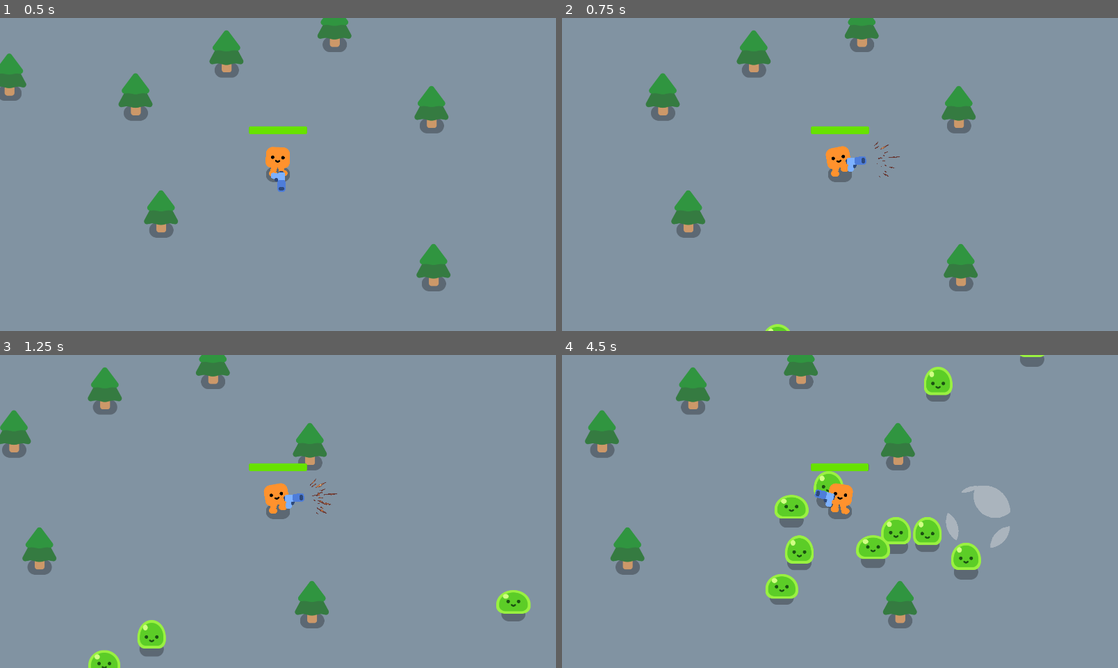
Above: before the commit, frames 1-4 (two rows, left to right).
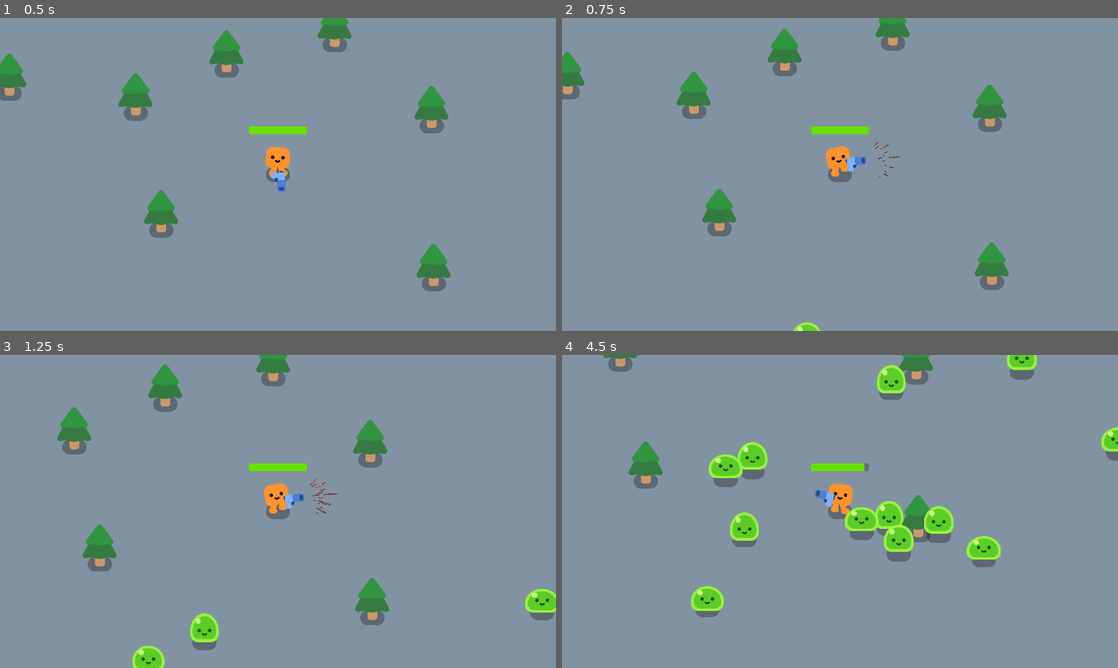
Above: after the commit, the same moments.

Repository: Technostalgic/csci4140-hw2
Game: Godot game, scene res://obj/levels/game.tscn
Same seed, same stepped clock (60 frames per second), same inputs: the game is played once before the commit and once after it. Sound files missing from this copy of the repository are replaced by a short silence.
Inputs (mouse positions are in pixels of both pictures, inside the frame that each line leads up to):
- Up to frame 1 (0.5 s): no input
- Up to frame 2 (0.75 s): tap Enter at 0.5 s; move the mouse to (962, 158) at 0.52 s; press the mouse at (962, 158) at 0.53 s; hold D (move_right) from 0.53 s (still down)
- Up to frame 3 (1.25 s): keep holding D (move_right)
- Up to frame 4 (4.5 s): move the mouse to (728, 527) at 1.27 s; release D (move_right) at 1.28 s; release the mouse at (728, 527) at 1.28 s; hold S (move_down) 1.28-2.03 s; click (728, 527) at 1.35 s; move the mouse to (895, 442) at 2.02 s; press the mouse at (895, 442) at 2.03 s; hold D (move_right) 2.03-2.78 s; move the mouse to (812, 574) at 2.77 s; release the mouse at (812, 574) at 2.78 s; hold W (move_up) 2.78-3.53 s; click (812, 574) at 2.85 s; move the mouse to (1006, 558) at 3.52 s; press the mouse at (1006, 558) at 3.53 s; hold A (move_left) from 3.53 s (still down); move the mouse to (673, 464) at 4.27 s; release the mouse at (673, 464) at 4.28 s; click (673, 464) at 4.35 s

Frame 1 is identical in both runs. In frame 2, 7.6% of the frame differs, in the area x 0-81%, y 0-100%; in frame 3, 9.4%; in frame 4, 14%, in the area x 4-100%, y 0-88%.

Commit message:
add shotgun recoil, fix enemy knockback

Diff:
--- a/obj/actors/hero/hero.tscn
+++ b/obj/actors/hero/hero.tscn
@@ -46,8 +46,9 @@
 visible = false
 shape = SubResource("CircleShape2D_o3jbo")
 
-[node name="Shotgun" parent="." unique_id=1448111750 instance=ExtResource("5_bdwod")]
+[node name="Shotgun" parent="." unique_id=1448111750 node_paths=PackedStringArray("hero") instance=ExtResource("5_bdwod")]
 position = Vector2(0, -32)
+hero = NodePath("..")
 
 [node name="Healthbar" type="ProgressBar" parent="." unique_id=249806137]
 anchors_preset = -1
--- a/src/actors/hero.gd
+++ b/src/actors/hero.gd
@@ -11,7 +11,9 @@
 @export var happy_boo: Node2D = null
 @export var movement_speed: float = 600
 @export var health: float = 100
+@export var knockback_decay: float = 5000
 
+var knockback_velocity = Vector2.ZERO
 var kills: int = 0
 
 func _physics_process(delta: float) -> void:
@@ -27,9 +29,15 @@
 		"move_up",
 		"move_down"
 	)
-	velocity = movement * movement_speed
+	velocity = movement * movement_speed + knockback_velocity
 	move_and_slide()
 	handle_animation()
+
+	# knockback velocity friction
+	if knockback_velocity.length_squared() > 1:
+		knockback_velocity -= knockback_velocity.normalized() * knockback_decay * delta
+		if knockback_velocity.length_squared() <= 1:
+			knockback_velocity = Vector2.ZERO
 
 	# handle damage from mobs
 	var bodies = hurtbox.get_overlapping_bodies()
@@ -49,6 +57,9 @@
 func _handle_camera_follow(_delta: float) -> void:
 	if not camera: return
 	camera.global_position = global_position
+
+func knockback(force: Vector2) -> void:
+	knockback_velocity += force
 
 func kill() -> void:
 
--- a/src/actors/mob.gd
+++ b/src/actors/mob.gd
@@ -6,7 +6,7 @@
 @export var death_fx: PackedScene = null
 @export var movement_speed: float = 300
 @export var health: float = 2
-@export var knockback_decay: float = 50
+@export var knockback_decay: float = 3000
 
 var knockback_velocity = Vector2.ZERO
 
@@ -14,7 +14,7 @@
 	hero = Game.instance.hero
 	slime_node.play_walk()
 
-func _physics_process(_delta: float) -> void:
+func _physics_process(delta: float) -> void:
 	var movement := Vector2.ZERO
 	if hero:
 		movement = (hero.global_position - global_position).normalized() * movement_speed
@@ -23,7 +23,7 @@
 
 	# knockback velocity friction
 	if knockback_velocity.length_squared() >= 1:
-		knockback_velocity += (-knockback_velocity.normalized() * knockback_decay)
+		knockback_velocity -= knockback_velocity.normalized() * knockback_decay * delta
 		if knockback_velocity.length_squared() <= 1:
 			knockback_velocity = Vector2.ZERO
 
--- a/src/weapon/shotgun.gd
+++ b/src/weapon/shotgun.gd
@@ -1,6 +1,7 @@
 class_name Shotgun
 extends Gun
 
+@export var hero: Hero = null
 @export var shoot_sound: AudioStream = null
 @export var audio_player: AudioStreamPlayer = null
 @export var raycast: RayCast2D = null
@@ -96,10 +97,14 @@
 	raycast.global_position = projectile_spawnpoint.global_position
 
 	# fire a bullet across a random spread for each bullet in bullets_per_shot
+	var fire_direction := projectile_spawnpoint.global_rotation
 	var spread_delta := (spread * evenly_spread_factor) / bullets_per_shot as float
 	for i in range(bullets_per_shot):
 		var direction_offset := (i - bullets_per_shot * 0.5 + 0.5) * spread_delta
 		var spread_cone := spread / bullets_per_shot * (bullets_per_shot * (1 - evenly_spread_factor))
 		direction_offset += (randf() - 0.5) * spread_cone
-		var direction := projectile_spawnpoint.global_rotation + direction_offset
+		var direction := fire_direction + direction_offset
 		_fire_shot(direction)
+
+	# apply recoil
+	hero.knockback(Vector2.from_angle(fire_direction) * -1000)
